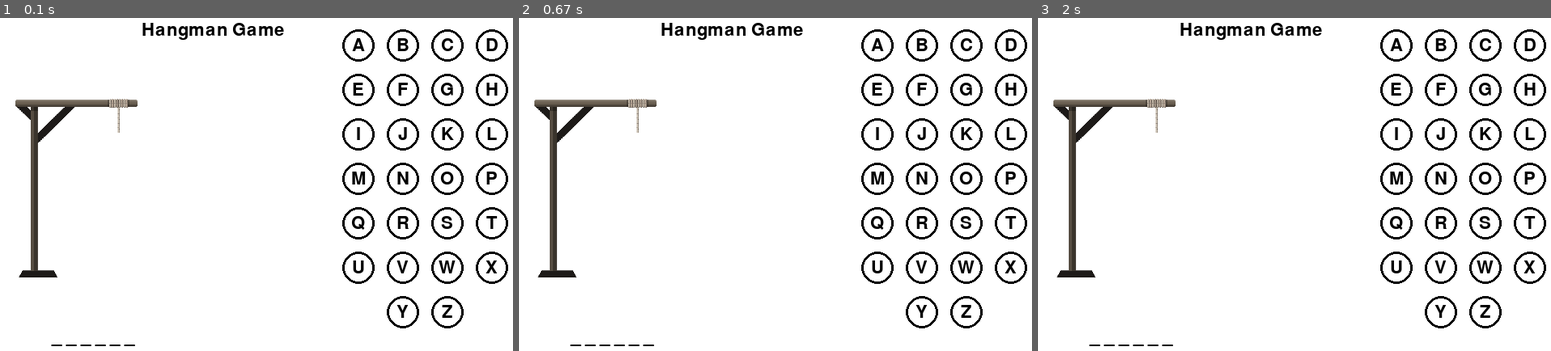
Above: before the commit, frames 1-3 (left to right).
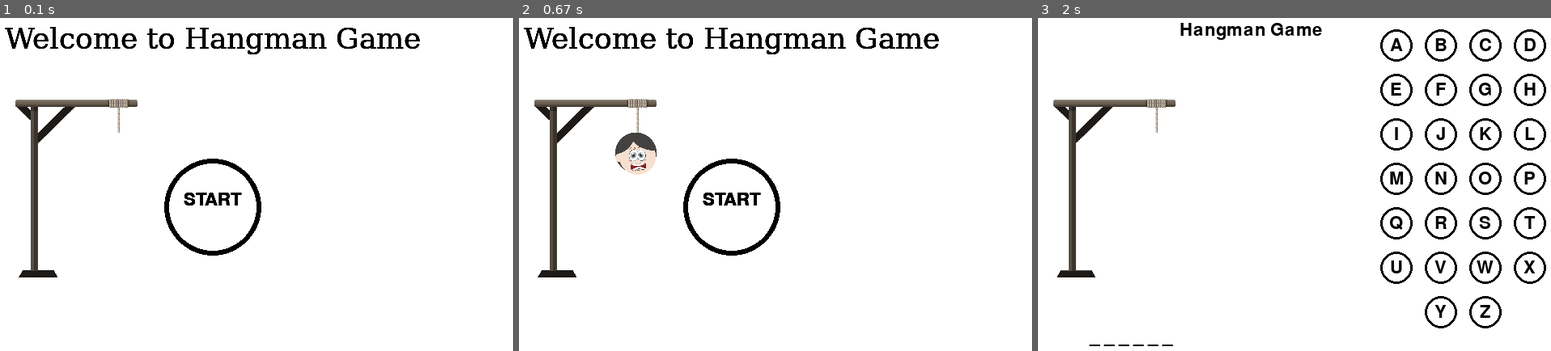
Above: after the commit, the same moments.

Repository: adislksn/Hangman
Game: pygame game, started from Hangman-code.py
Same seed, same stepped clock (60 frames per second), same inputs: the game is played once before the commit and once after it.
Inputs (mouse positions are in pixels of both pictures, inside the frame that each line leads up to):
- Up to frame 1 (0.1 s): no input
- Up to frame 2 (0.67 s): click (729, 207) at 0.38 s
- Up to frame 3 (2 s): click (1094, 211) at 0.72 s

The runs differ from the first frame. In frame 1, 7.8% of the frame differs, in the area x 0-100%, y 1-99%; in frame 2, 8.5%; in frame 3, nothing differs.

Commit message:
Intro added

Diff:
--- a/Hangman-code.py
+++ b/Hangman-code.py
@@ -16,6 +16,7 @@
 display = pygame.display.set_mode((width, height))
 background = (255,255,255)
 base_font = pygame.font.SysFont("comicsans",32)
+tittle_font = pygame.font.SysFont("dejavuserif",40)
 clock = pygame.time.Clock()
 pygame.display.set_caption("Hangman")
 
@@ -176,8 +177,40 @@
     def main_p(self):
         super().main_p()
 
-display.fill(background)
-pygame.display.update()
+def Intro():
+    display.fill(background)
+    intro_check = True
+    xvar=400
+    yvar=250
+    cot=0
+    while intro_check:
+        clock.tick(60)
+        for event in pygame.event.get():
+            if event.type == pygame.QUIT:
+                Hangman.close()
+            elif event.type == pygame.MOUSEBUTTONDOWN:
+                xpos, ypos = pygame.mouse.get_pos()
+                click.play()
+                cot+=1
+                cek = math.sqrt((xvar - xpos)**2 + (yvar - ypos)**2)
+                if cek <= radius+40:
+                    intro_check = False
+                if cot > 6:
+                    cot=0
+                    display.fill(background)
+
+            text = tittle_font.render("Welcome to Hangman Game", 1, (0,0,0))
+            display.blit(text, (width/2 - text.get_width()/2, 20))
+
+            text = base_font.render("START", 1, (0,0,0))
+            display.blit(text, (width/2 - text.get_width()/2, yvar-20))
+
+            pygame.draw.circle(display, (0,0,0), (xvar,yvar), radius+40,6)
+            display.blit(images[cot], (150,100))
+        pygame.display.update()
+
+Intro()
+pygame.time.delay(500)
 play = "Player 1 "
 player=Food(play)
 player.main_p()
